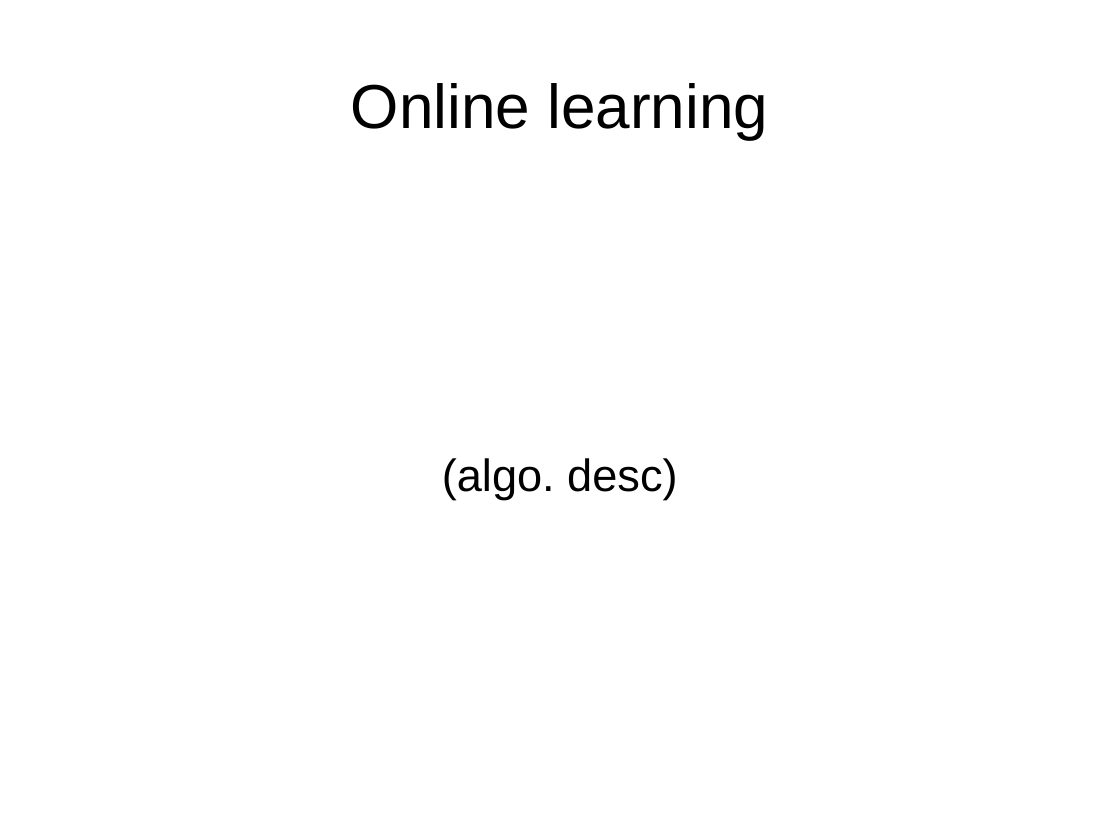
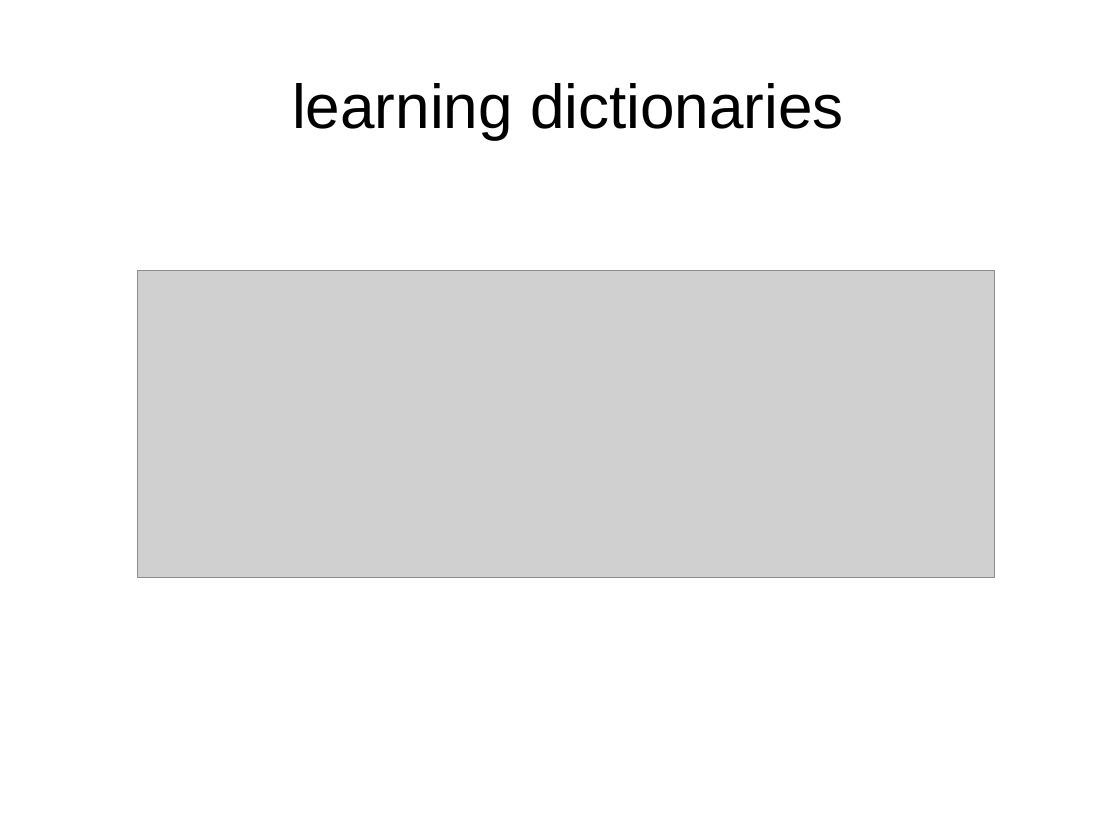
Before and after one commit to Sebu/sprs, a slide deck: slide 13 of progress_report/progress_report.odp (slide 14 before the commit). Drawn at 1120x840 pixels with LibreOffice and Linux fonts; fonts in the diff are those of the drawing; grey boxes stand for pictures. Boxes give left, top, right and bottom in pixels: in the first picture for what was removed or moved away, otherwise in the second. Text is boxed around its words. In the diff, an @@ line names an element or a change of style, - is before the commit and + after.

```diff
--- a/progress_report/progress_report.odp
+++ b/progress_report/progress_report.odp
@@ title at (292,83,844,139): text changed @@
-Online learning
+learning dictionaries
@@ picture added at (138,270,996,577) @@
@@ subtitle removed at (442,458,677,500) @@
-(algo. desc)
```
Also in this commit, not shown: 9 other slides changed, 2 slides added, 2 slides removed, 11 other files.
